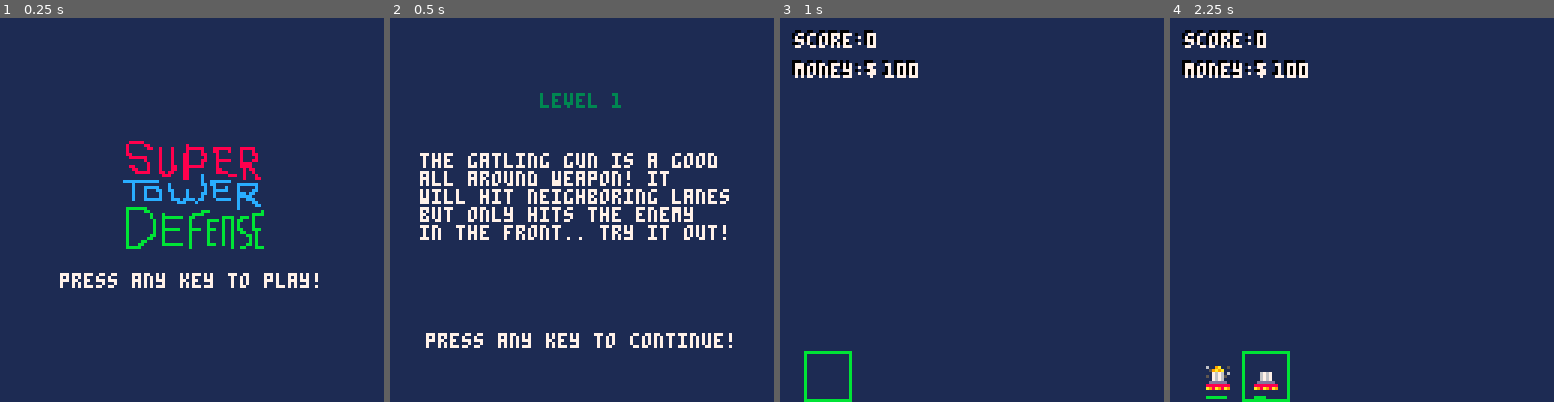
Above: before the commit, frames 1-4 (left to right).
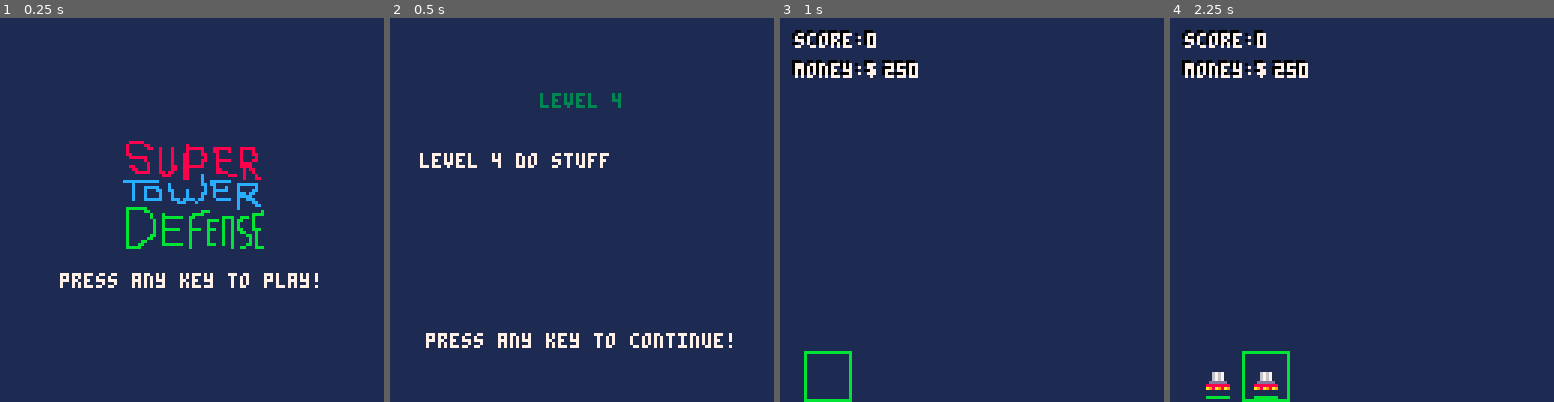
Above: after the commit, the same moments.

Repository: elennick/ggo25
Game: PICO-8 cartridge ggo25.p8
Same seed, same stepped clock (60 frames per second), same inputs: the game is played once before the commit and once after it.
Inputs:
- Up to frame 1 (0.25 s): no input
- Up to frame 2 (0.5 s): tap X (X key) at 0.33 s
- Up to frame 3 (1 s): tap O (Z key) at 0.7 s
- Up to frame 4 (2.25 s): tap X (X key) at 1.07, 1.85 s; hold Right 1.6-2.1 s; tap O (Z key) at 1.7, 2.1 s; hold Up from 2.15 s (still down)

Frame 1 is identical in both runs. In frame 2, 5.8% of the frame differs, in the area x 7-89%, y 19-58%; in frame 3, less than 0.1%; in frame 4, 0.3%.

Commit message:
did a lot of stuff

Diff:
--- a/ggo25.p8
+++ b/ggo25.p8
@@ -4,7 +4,7 @@
 //init stuff
 
 debug = false
-start_lvl = 1
+start_lvl = 4
 
 nmes = {} //enemies
 twrs = {} //towers
@@ -15,6 +15,7 @@
 sec = 0   //seconds since start
 
 cpos = 0  //cursor position (lane)
+csel = 1  //cursor selection
 
 etypes = {} //enemy types
 ttypes = {} //tower types
@@ -77,12 +78,21 @@
   move_enemies()
   fire_towers()
 
+  //clean up any hit animations that are done
   for i,h in ipairs(hits) do
 	 		if h.lifetime <= 0 then
 	 		  del(hits, h)
 	 		end
 	 end
 
+	 //clean up towers that are out of ammo
+  for i,t in ipairs(twrs) do
+	 		if t.ammo <= 0 then
+	 		  del(twrs, t)
+	 		end
+	 end
+
+	 //handle input
 	 if btnp(1) then
 	   cpos = min(cpos + 1, 6)
 	 elseif  btnp(0) then
@@ -107,8 +117,10 @@
     draw_title_screen()
   elseif game.curscreen == "intro" then
     draw_intro_screen()
+  elseif game.curscreen == "game" then
+    draw_game_screen()
   else
-    draw_game_screen()
+    draw_win_screen()
   end
 end
 
@@ -144,15 +156,17 @@
   		  i = t.type.i + 1
   		end
   		spr(i, (t.lane * 16) - 4, 116)
-
-	   //draw firing timer
-	   local perc = t.tsf / t.type.rof
+	   t.type.drawmore(t)
+
+	   //draw ammo timer
 	   local x1 = (t.lane * 16) - 4
-	   local x2 = x1 + (7 * perc)
-	   local clr
-	   if perc >= .5 then
+	   local am = t.ammo / t.type.ammo
+	   local x2 = x1 + (7 * am)
+
+    local clr
+	   if am >= .5 then
 	     clr = 11
-	   elseif perc < .5 and perc > .2 then
+	   elseif am < .5 and am > .2 then
 	     clr = 10
 	   else
 	     clr = 8
@@ -201,6 +215,10 @@
 function draw_title_screen()
   spr(10, 40, 40, 6, 5)
   print("press any key to play!", 20, 85, 7)
+end
+
+function draw_win_screen()
+  print("you won!", 10, 45, 7)
 end
 
 -->8
@@ -217,7 +235,7 @@
 
   local t2 = {}
   t2.name = "buggy"
-  t2.hp = 20
+  t2.hp = 15
   t2.ftm = 7
   t2.i = 3
   t2.value = 5
@@ -250,6 +268,7 @@
   t1.i = 18
   t1.dmg = 2
   t1.rof = 30 //frames, lower is better
+  t1.ammo = 25
   t1.deal_damage = function(twr)
     for i, e in ipairs(nmes) do
       if abs(twr.lane - e.lane) <= t1.range then
@@ -266,7 +285,15 @@
     end
   end
   t1.has_targets = function(twr)
-    return true
+    for i, e in ipairs(nmes) do
+      if abs(twr.lane - e.lane) <= t1.range then
+        return true
+      end
+    end
+    return false
+  end
+  t1.drawmore = function(twr)
+
   end
   ttypes[t1.name] = t1
 
@@ -278,7 +305,8 @@
   t2.range = 0
   t2.i = 16
   t2.dmg = 100
-  t2.rof = 300
+  t2.rof = 50
+  t2.ammo = 10
   t2.deal_damage = function(twr)
     for i, e in ipairs(nmes) do
       if abs(twr.lane - e.lane) <= t2.range then
@@ -295,21 +323,34 @@
     end
   end
   t2.has_targets = function(twr)
-    return true
+    for i, e in ipairs(nmes) do
+      if e.lane == twr.lane then
+        return true
+      end
+    end
+    return false
+  end
+  t2.drawmore = function(twr)
+    if twr.firing then
+      local x = (twr.lane * 16) - 1
+      line(x, 0, x, 115, 12)
+      line(x+1, 0, x+1, 115, 8)
+    end
   end
   ttypes[t2.name] = t2
 
-  //aoe, low damage
-  //can hit every enemy in every row
+  //low damage, short range, wide spread
+  //can hit many enemies in close range
   local t3 = {}
   t3.name = "scatter"
   t3.range = 2
   t3.i = 20
   t3.dmg = 1
   t3.rof = 20
+  t3.ammo = 100
   t3.deal_damage = function(twr)
     for i, e in ipairs(nmes) do
-      local inrange = abs(twr.lane - e.lane) and e.y > 50
+      local inrange = abs(twr.lane - e.lane) <= twr.type.range and e.y > 50
       if inrange then
         h = {}
         h.lane = e.lane
@@ -324,7 +365,16 @@
     end
   end
   t3.has_targets = function(twr)
-    return true
+    for i, e in ipairs(nmes) do
+      local inrange = abs(twr.lane - e.lane) <= twr.type.range and e.y > 50
+      if inrange then
+        return true
+      end
+    end
+    return false
+  end
+  t3.drawmore = function(twr)
+
   end
   ttypes[t3.name] = t3
 end
@@ -345,9 +395,9 @@
   l1.name = "level 1"
   l1.desc = "the gatling gun is a good\nall around weapon! it\nwill hit neighboring lanes\nbut only hits the enemy\nin the front.. try it out!"
   l1.ssr = 240  //starting spawn rate in frames
-  l1.ssn = 3  //starting spawn num of nmes
+  l1.ssn = 4    //starting spawn num of nmes
   l1.fc = function(game)
-    return game.score >= 250
+    return game.score >= 200
   end
   add(lvls, l1)
 
@@ -361,7 +411,7 @@
   l2.ssr = 120
   l2.ssn = 5
   l2.fc = function(game)
-    return game.score >= 250
+    return game.score >= 200
   end
   add(lvls, l2)
 
@@ -373,11 +423,25 @@
   l3.name = "level 3"
   l3.desc = "the laser is expensive\nand fires slow but it does\nmega damage! try it out!"
   l3.ssr = 240
-  l3.ssn = 2
+  l3.ssn = 3
   l3.fc = function(game)
-    return game.score >= 250
+    return game.score >= 200
   end
   add(lvls, l3)
+
+  local l4 = {}
+  l4.num = 4
+  l4.money = 250
+  l4.nmes = { "droid", "buggy", "mech" }
+  l4.twrs = { "gatling", "scatter" }
+  l4.name = "level 4"
+  l4.desc = "level 4 do stuff"
+  l4.ssr = 180
+  l4.ssn = 5
+  l4.fc = function(game)
+    return game.score >= 200
+  end
+  add(lvls, l4)
 end
 -->8
 //misc functions
@@ -395,10 +459,17 @@
   //"title" - title screen
   //"intro" - level intro
   //"game" - gameplay
+  //"win" - player won
+  //"lose" - game over
   game.curscreen = s
 end
 
 function load_level(l)
+  if lvls[l] == nil then
+    show_screen("win")
+    return
+  end
+
   nmes = {}
   twrs = {}
   hits = {}
@@ -428,8 +499,9 @@
   local e = {}
   e.lane = lane
   e.hp = t.hp
-  e.y = -8
+  e.y = -4
   e.type = t
+  e.ammo = t.ammo
   e.i = t.i      //key sprite
   e.ftm = t.ftm  //frames to move
   e.cftm = t.ftm //current frames to move
@@ -448,7 +520,8 @@
   t.type = ttypes[tt]
   t.lane = lane
   t.y = 120
-  t.tsf = t.type.rof
+  t.tsf = 0
+  t.ammo = t.type.ammo
   t.firing = false
   add(twrs, t)
 end
@@ -456,11 +529,15 @@
 function fire_towers()
   for i=1,#twrs do
     local t = twrs[i]
-    t.tsf -= 1
+    t.tsf = max(t.tsf - 1, 0)
     if t.tsf <= 0 and t.type.has_targets(t) then
       t.firing = true
       t.tsf = t.type.rof
       t.type.deal_damage(t)
+      t.ammo -= 1
+      //if t.ammo <= 0 then
+        //del(twrs, t)
+      //end
     elseif t.tsf <= t.type.rof - 5 then
       t.firing = false
     end
